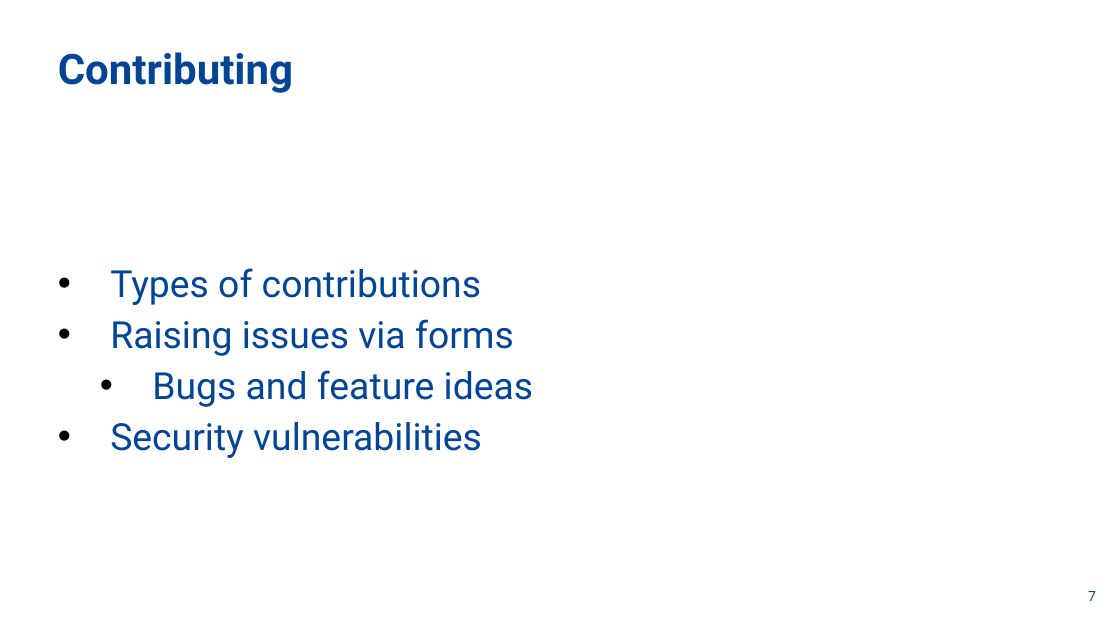
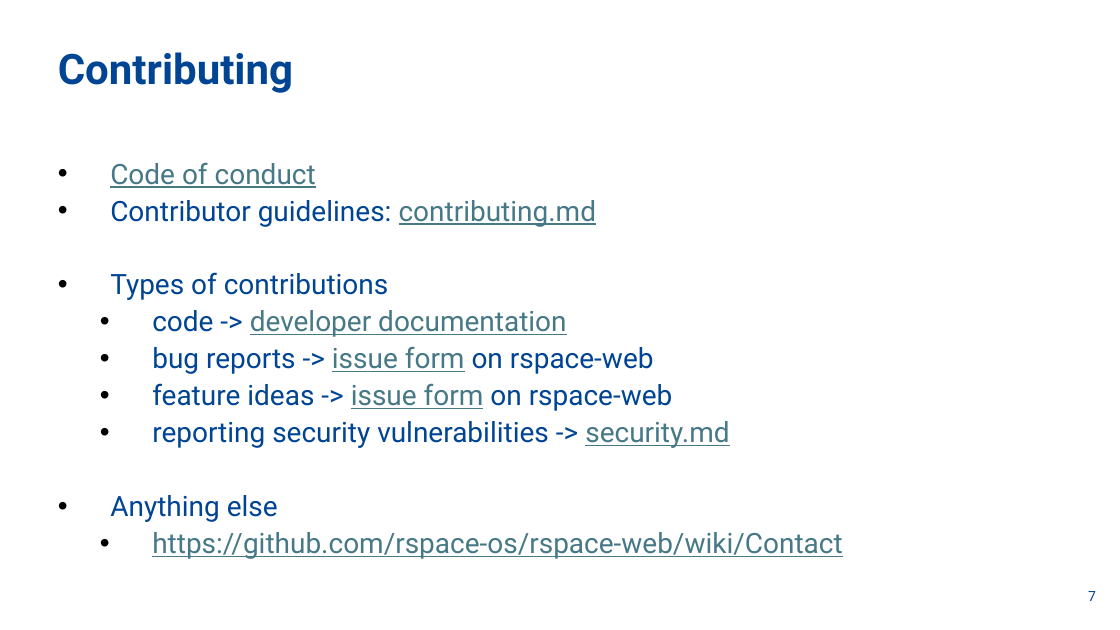
Before and after one commit to rspace-os/community, a slide deck: slide 7 of office-hours/2025-03-05 RSpace open source office hours #1.pptx. Drawn at 1120x630 pixels with LibreOffice and Linux fonts; fonts in the diff are those of the drawing; background and template pictures are left out. Boxes give left, top, right and bottom in pixels: in the first picture for what was removed or moved away, otherwise in the second. Text is boxed around its words. In the diff, an @@ line names an element or a change of style, - is before the commit and + after.

```diff
--- a/office-hours/2025-03-05 RSpace open source office hours #1.pptx
+++ b/office-hours/2025-03-05 RSpace open source office hours #1.pptx
@@ text at [110, 162, 597, 227]: paragraphs added @@
+• Code of conduct
+• Contributor guidelines: contributing.md
@@ text at [110, 272, 388, 300]: size 32 to 24 pt in "Types of contributions"; line spacing 1.15 to 1.1 @@
@@ text at [110, 310, 842, 559]: text changed; size 32 to 24 pt; text colour #004494 to #467886 @@
-• Raising issues via forms
-  • Bugs and feature ideas
-• Security vulnerabilities
+  • code -> developer documentation
+  • bug reports -> issue form on rspace-web
+  • feature ideas -> issue form on rspace-web
+  • reporting security vulnerabilities -> security.md
+• Anything else
+  • https://github.com/rspace-os/rspace-web/wiki/Contact
```
Also in this commit, not shown: 7 other slides changed.
